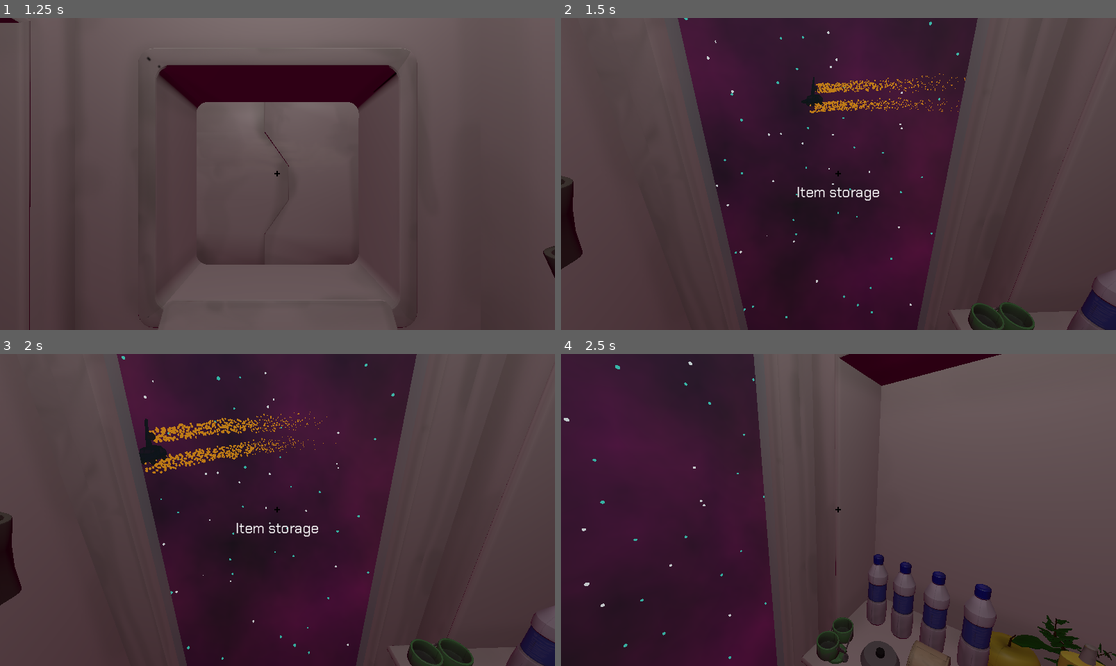
Above: before the commit, frames 1-4 (two rows, left to right).
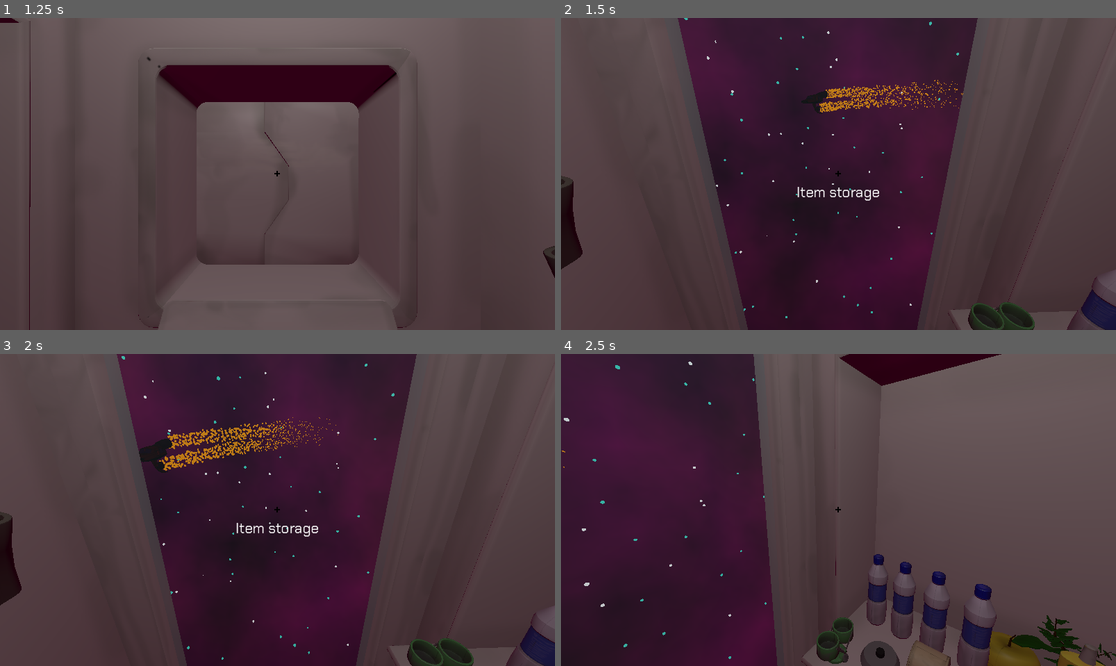
Above: after the commit, the same moments.

Repository: kettle-game-studio/unlimited-space-shawarma
Game: Godot game, scene res://assets/scenes/main_scene.tscn
Same seed, same stepped clock (60 frames per second), same inputs: the game is played once before the commit and once after it. Sound files missing from this copy of the repository are replaced by a short silence.
Inputs (mouse positions are in pixels of both pictures, inside the frame that each line leads up to):
- Up to frame 1 (1.25 s): tap Enter at 0.5 s; move the mouse to (399, 158) at 0.52 s; click (399, 158) at 0.6 s
- Up to frame 2 (1.5 s): tap Space at 1.25 s; move the mouse to (810, 174) at 1.27 s; click (810, 174) at 1.35 s
- Up to frame 3 (2 s): no input
- Up to frame 4 (2.5 s): move the mouse to (849, 503) at 2.02 s; click (849, 503) at 2.1 s

Frame 1 is identical in both runs. In frame 2, 0.8% of the frame differs, in the area x 44-73%, y 17-31%; in frame 3, 1.5%, in the area x 25-61%, y 18-39%; in frame 4, less than 0.1%.

Commit message:
Add dialog display

Diff:
--- a/assets/prefabs/ui.tscn
+++ b/assets/prefabs/ui.tscn
@@ -1,6 +1,7 @@
-[gd_scene load_steps=4 format=3 uid="uid://cy20o8tmobnno"]
+[gd_scene load_steps=5 format=3 uid="uid://cy20o8tmobnno"]
 
 [ext_resource type="Script" path="res://assets/scripts/ui_controller.gd" id="1_mknpu"]
+[ext_resource type="Theme" uid="uid://bary8s8khgg7l" path="res://assets/scenes/main_theme.theme" id="2_bbbfb"]
 
 [sub_resource type="StyleBoxFlat" id="StyleBoxFlat_kvk3b"]
 bg_color = Color(0, 0, 0, 1)
@@ -8,7 +9,7 @@
 [sub_resource type="StyleBoxFlat" id="StyleBoxFlat_rjnn8"]
 bg_color = Color(0, 0, 0, 1)
 
-[node name="UI" type="Control" node_paths=PackedStringArray("textLabel")]
+[node name="UI" type="Control" node_paths=PackedStringArray("textLabel", "dialog_box")]
 layout_mode = 3
 anchors_preset = 15
 anchor_right = 1.0
@@ -16,7 +17,8 @@
 grow_horizontal = 2
 grow_vertical = 2
 script = ExtResource("1_mknpu")
-textLabel = NodePath("RichTextLabel")
+textLabel = NodePath("HintBox")
+dialog_box = NodePath("VBoxContainer/MarginContainer/DialogBox")
 
 [node name="Crosshair" type="Panel" parent="."]
 layout_mode = 1
@@ -48,7 +50,7 @@
 grow_vertical = 2
 theme_override_styles/panel = SubResource("StyleBoxFlat_rjnn8")
 
-[node name="RichTextLabel" type="RichTextLabel" parent="."]
+[node name="HintBox" type="RichTextLabel" parent="."]
 layout_mode = 1
 anchors_preset = 8
 anchor_left = 0.5
@@ -61,7 +63,33 @@
 offset_bottom = 67.0
 grow_horizontal = 2
 grow_vertical = 2
+theme = ExtResource("2_bbbfb")
 theme_override_font_sizes/normal_font_size = 30
 bbcode_enabled = true
-text = "[center][/center]"
+text = "[center]Hint[/center]"
 scroll_active = false
+
+[node name="VBoxContainer" type="VBoxContainer" parent="."]
+layout_mode = 1
+anchors_preset = 12
+anchor_top = 1.0
+anchor_right = 1.0
+anchor_bottom = 1.0
+grow_horizontal = 2
+grow_vertical = 0
+
+[node name="MarginContainer" type="MarginContainer" parent="VBoxContainer"]
+layout_mode = 2
+theme_override_constants/margin_left = 100
+theme_override_constants/margin_right = 100
+
+[node name="DialogBox" type="RichTextLabel" parent="VBoxContainer/MarginContainer"]
+layout_mode = 2
+theme = ExtResource("2_bbbfb")
+theme_override_font_sizes/normal_font_size = 30
+theme_override_font_sizes/bold_font_size = 30
+bbcode_enabled = true
+text = "[center]You: Foo[/center]
+"
+fit_content = true
+scroll_active = false
--- a/assets/scripts/space_ship.gd
+++ b/assets/scripts/space_ship.gd
@@ -20,11 +20,10 @@
 var rng = RandomNumberGenerator.new()
 
 func _ready():
-	random_ship()
-	fly()
 	door.connect("is_closed", _on_door_is_closed)
 
 func random_ship():
+	print("Random ship")
 	for part in random_parts:
 		part.random_part()
 
--- a/assets/scripts/ui_controller.gd
+++ b/assets/scripts/ui_controller.gd
@@ -2,6 +2,48 @@
 class_name UIController
 
 @export var textLabel: RichTextLabel
+@export var dialog_box: RichTextLabel
+@export var dialog_timeout: float = 10
+
+var name_color = Color(0, 1, 0)
+var text_color = Color(1, 1, 1)
+
+func _process(delta: float):
+	for text in dialog_text:
+		text.time -= delta
+	var tmp: Array[DialogNode] = []
+	for txt in dialog_text:
+		if txt.time > 0:
+			tmp.push_back(txt)
+		else:
+			print(txt.time)
+	dialog_text = tmp
+	build_text()
+
+class DialogNode:
+	var name: String
+	var text: String
+	var time: float
+
+	func _init(name: String, text: String, time: float):
+		self.name = name
+		self.text = text
+		self.time = time
+
+var dialog_text: Array[DialogNode] = []
+
+func build_text():
+	var res = ""
+	for txt in dialog_text:
+		var nme_color = Color(name_color, txt.time / dialog_timeout).to_html(true)
+		var txt_color = Color(text_color, txt.time / dialog_timeout).to_html(true)
+		res += "[center][color=%s][b]%s:[/b][/color][color=%s]%s[/color][/center]" % [nme_color, txt.name, txt_color, txt.text]
+
+	dialog_box.text = res
+
+func add_dialog(name: String, text: String):
+	var dialog = DialogNode.new(name, text, dialog_timeout)
+	dialog_text.push_back(dialog)
 
 func set_help_text(text: String) -> void:
 	textLabel.text = "[center]%s[/center]" % text
Not shown: 1 places in assets/scenes/main_scene.tscn that only renumber resources
Binary file changed: assets/scenes/main_theme.theme
